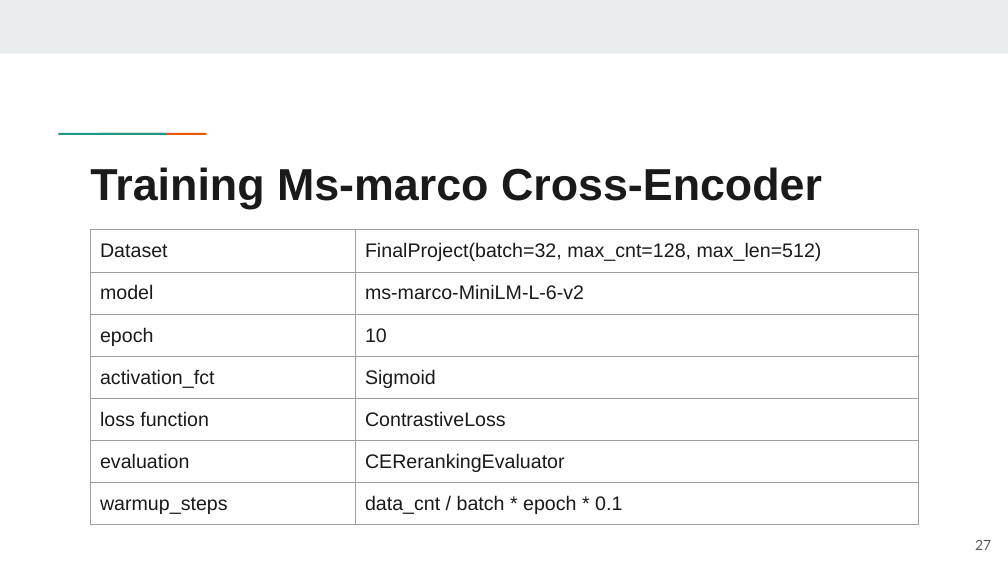
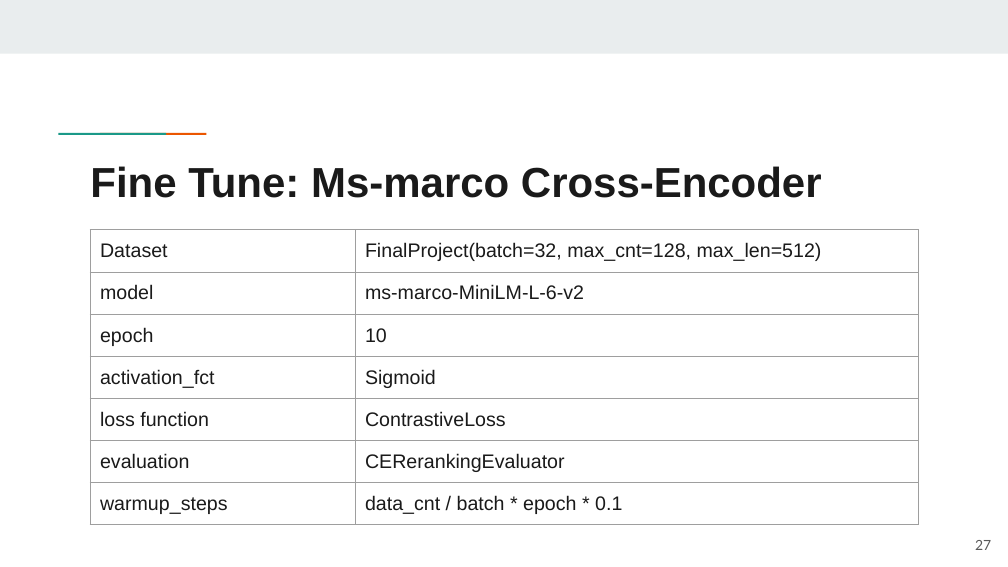
Before and after one commit to jackyh1999/NTUST, a slide deck: slide 27 of IR資訊檢索_第9組_FinalProject.pptx. Drawn at 1008x567 pixels with LibreOffice and Linux fonts; fonts in the diff are those of the drawing. Boxes give left, top, right and bottom in pixels: in the first picture for what was removed or moved away, otherwise in the second. Text is boxed around its words. In the diff, an @@ line names an element or a change of style, - is before the commit and + after.

```diff
--- a/IR資訊檢索_第9組_FinalProject.pptx
+++ b/IR資訊檢索_第9組_FinalProject.pptx
@@ title at (90,166,822,198): text changed; size 32 to 30 pt @@
-Training Ms-marco Cross-Encoder
+Fine Tune: Ms-marco Cross-Encoder
```
Also in this commit, not shown: 17 other slides changed, 1 slide added, 1 slide removed.
